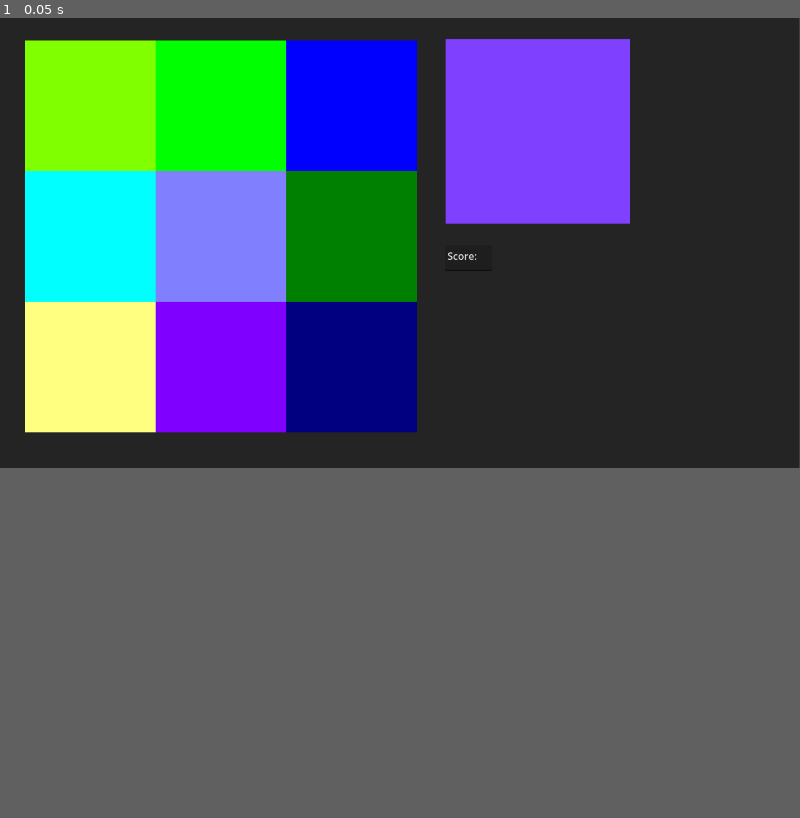
Above: before the commit, frame 1.
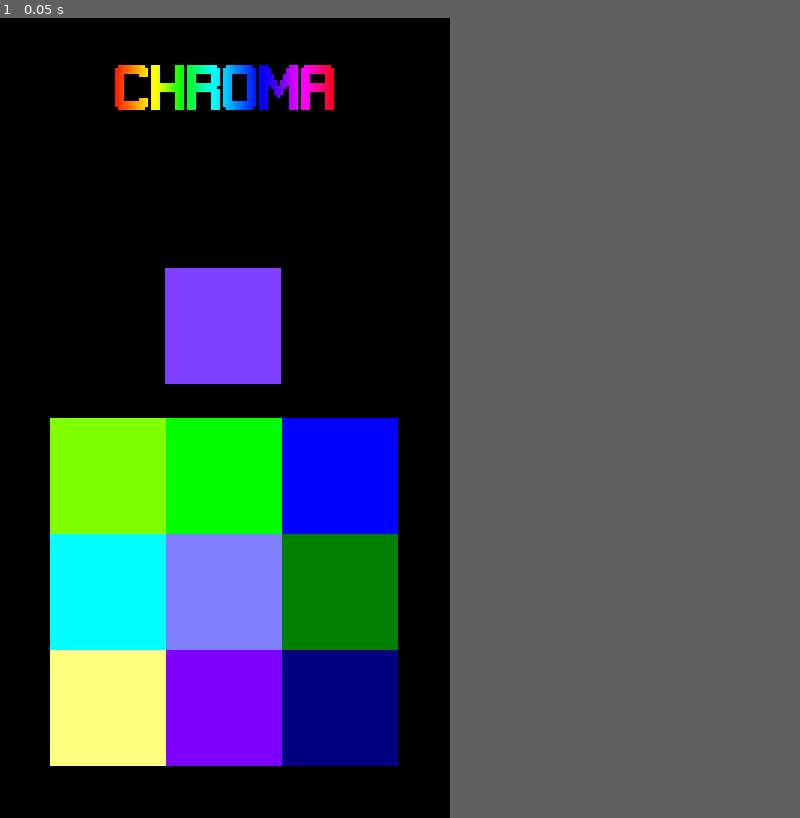
Above: after the commit, the same moment.

Repository: Peze01/chroma
Game: Godot game, scene res://main.tscn
Two runs of this game, one before a commit and one after it. Both use one fixed random seed, a clock stepped at 60 frames per second and the inputs below. The project has no main scene, so this scene is started directly.
Inputs:
- Up to frame 1 (0.05 s): no input
In our replay, the window is 800x450 before the commit and 450x800 after it. These sizes can differ from the game's own. Grey fills any space a smaller window leaves; there, only what the larger window draws over its background counts as a difference.

The runs differ from the first frame. In frame 1, 53% of the frame differs, in the area x 0-100%, y 0-94%.

Commit message:
new aspect ratio and added background

Diff:
--- a/Swatch.tscn
+++ b/Swatch.tscn
@@ -3,7 +3,7 @@
 [ext_resource type="Script" path="res://Swatch.gd" id="1_wpxos"]
 
 [node name="Swatch" type="ColorRect"]
-custom_minimum_size = Vector2(209, 209)
+custom_minimum_size = Vector2(116, 116)
 color = Color(0.490196, 0.490196, 0.490196, 1)
 script = ExtResource("1_wpxos")
 
--- a/gui.tscn
+++ b/gui.tscn
@@ -1,6 +1,7 @@
-[gd_scene load_steps=3 format=3 uid="uid://dhkq7iodctydd"]
+[gd_scene load_steps=4 format=3 uid="uid://dhkq7iodctydd"]
 
 [ext_resource type="Script" path="res://gui.gd" id="1_mx5nw"]
+[ext_resource type="Texture2D" uid="uid://da88xd25jwx6r" path="res://assets/background.png" id="2_8grte"]
 [ext_resource type="Script" path="res://Result.gd" id="2_w2gcv"]
 
 [node name="GUI" type="Control"]
@@ -12,36 +13,34 @@
 grow_vertical = 2
 script = ExtResource("1_mx5nw")
 
-[node name="Background" type="ColorRect" parent="."]
+[node name="Background" type="TextureRect" parent="."]
 layout_mode = 1
-anchors_preset = 15
-anchor_right = 1.0
-anchor_bottom = 1.0
-offset_left = -1.0
-offset_right = -1.0
+anchors_preset = 8
+anchor_left = 0.5
+anchor_top = 0.5
+anchor_right = 0.5
+anchor_bottom = 0.5
+offset_left = -225.0
+offset_top = -400.0
+offset_right = 225.0
+offset_bottom = 400.0
 grow_horizontal = 2
 grow_vertical = 2
-color = Color(0.141176, 0.141176, 0.141176, 1)
-
-[node name="TextEdit" type="TextEdit" parent="Background"]
-layout_mode = 0
-offset_left = 713.0
-offset_top = 363.0
-offset_right = 788.0
-offset_bottom = 405.0
-text = "Score:"
+texture = ExtResource("2_8grte")
 
 [node name="Palette" type="ColorRect" parent="."]
 layout_mode = 1
 anchors_preset = -1
-anchor_left = 0.276
-anchor_top = 0.5
-anchor_right = 0.276
-anchor_bottom = 0.5
-offset_left = -313.28
-offset_top = -324.0
-offset_right = 313.72
-offset_bottom = 303.0
+anchor_left = 0.5
+anchor_top = 0.719
+anchor_right = 0.5
+anchor_bottom = 0.719
+offset_left = -175.0
+offset_top = -175.2
+offset_right = 173.0
+offset_bottom = 172.8
+grow_horizontal = 2
+grow_vertical = 2
 
 [node name="PaletteGrid" type="GridContainer" parent="Palette"]
 layout_mode = 1
@@ -50,10 +49,10 @@
 anchor_top = 0.5
 anchor_right = 0.5
 anchor_bottom = 0.5
-offset_left = -313.5
-offset_top = -313.5
-offset_right = 313.5
-offset_bottom = 313.5
+offset_left = -174.0
+offset_top = -174.0
+offset_right = 174.0
+offset_bottom = 174.0
 grow_horizontal = 2
 grow_vertical = 2
 theme_override_constants/h_separation = 0
@@ -63,13 +62,15 @@
 [node name="Result" type="ColorRect" parent="."]
 layout_mode = 1
 anchors_preset = -1
-anchor_left = 0.672156
-anchor_top = 0.251889
-anchor_right = 0.672156
-anchor_bottom = 0.251889
-offset_left = -147.36
-offset_top = -147.36
-offset_right = 147.64
-offset_bottom = 147.64
+anchor_left = 0.495556
+anchor_top = 0.42625
+anchor_right = 0.495556
+anchor_bottom = 0.42625
+offset_left = -58.0
+offset_top = -91.0
+offset_right = 58.0
+offset_bottom = 25.0
+grow_horizontal = 2
+grow_vertical = 2
 script = ExtResource("2_w2gcv")
 metadata/_edit_use_anchors_ = true
--- a/project.godot
+++ b/project.godot
@@ -16,8 +16,8 @@
 
 [display]
 
-window/size/viewport_width=1280
-window/size/viewport_height=720
+window/size/viewport_width=450
+window/size/viewport_height=800
 window/size/resizable=false
 
 [rendering]
Binary file added: assets/Gameplay.ttf
Not shown, added: assets/Gameplay.ttf.import
Binary file added: assets/background.png
Not shown, added: assets/background.png.import
